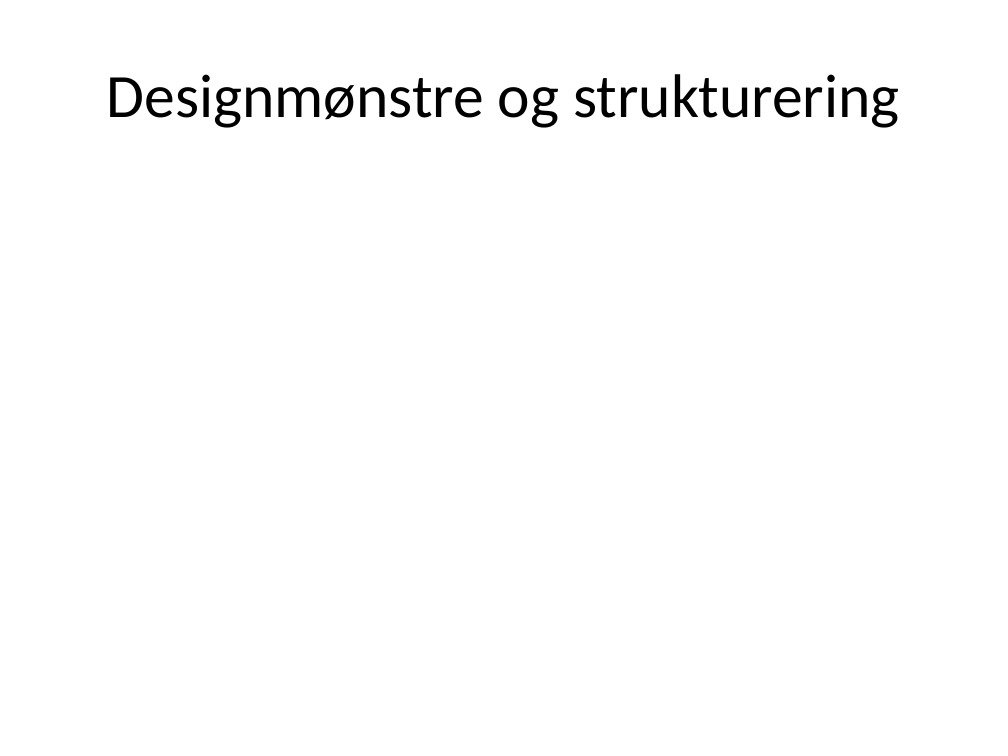
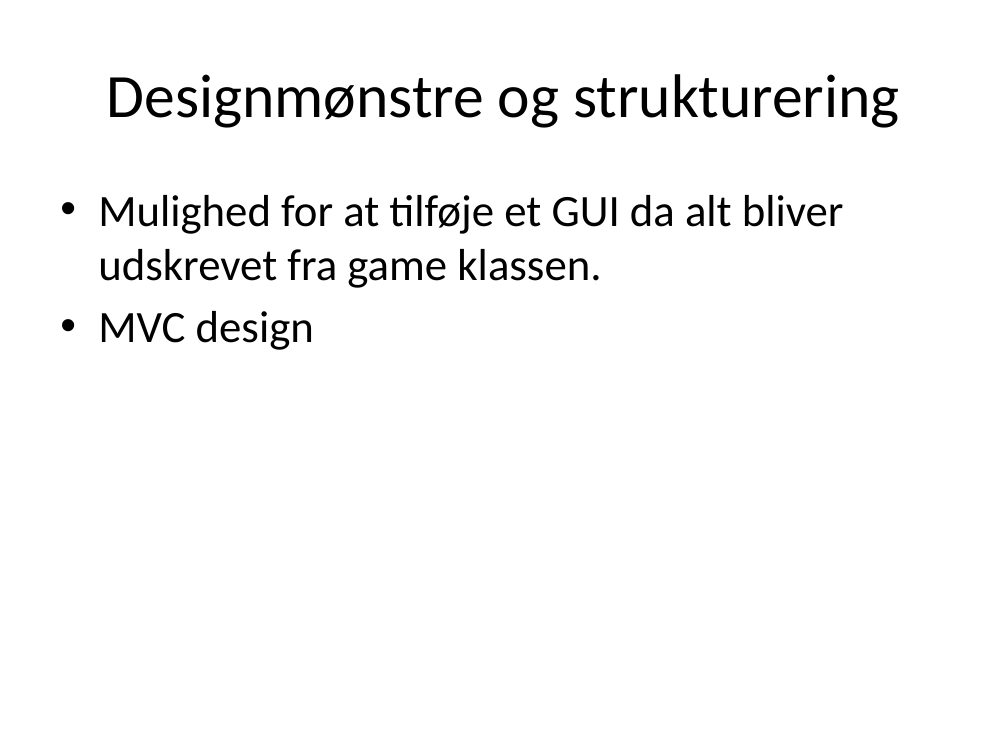
Before and after one commit to wazaap/mud, a slide deck: slide 4 of Præsentations guf.pptx. Drawn at 1008x756 pixels with LibreOffice and Linux fonts; fonts in the diff are those of the drawing. Boxes give left, top, right and bottom in pixels: in the first picture for what was removed or moved away, otherwise in the second. Text is boxed around its words. In the diff, an @@ line names an element or a change of style, - is before the commit and + after.

```diff
--- a/Præsentations guf.pptx
+++ b/Præsentations guf.pptx
@@ text added at box(98, 195, 844, 350), 32 pt, text #000000 @@
+• Mulighed for at tilføje et GUI da alt bliver udskrevet fra game klassen.
+• MVC design
```
Also in this commit, not shown: 1 other slide changed, 1 slide added, 1 slide removed.
